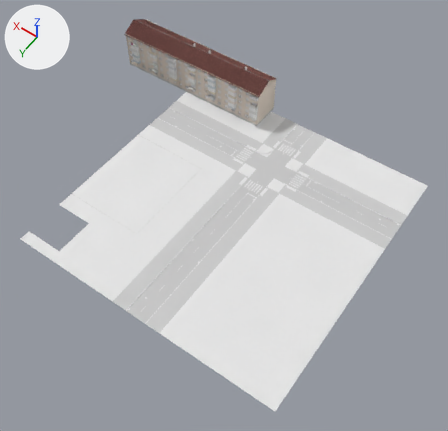
The glTF model dushanbe_city/assets/city/chunks/chunk_4_4.glb, before and after one commit.
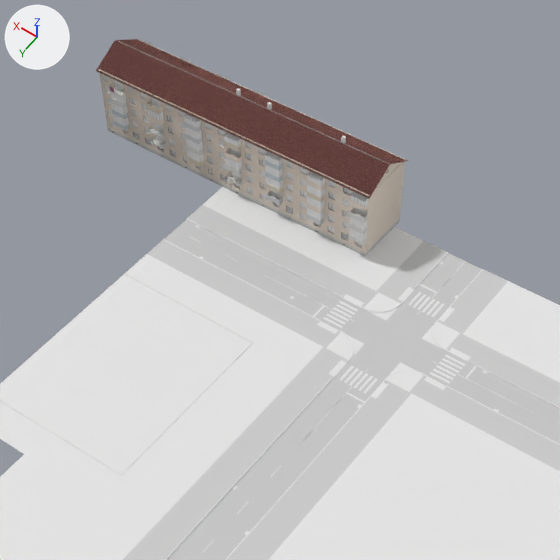
Each version is shown whole from a 50 mm camera at (75.1, -41.0, 167.0) aimed at (151.0, -147.3, 0.0), then close up on the part from 17% to 79% of the width and 0% to 64% of the height. Arrows for +X, +Y and +Z are at upper left; the lights stay in place. The last two pictures show the newer version. Vertices at exactly the same position are counted once.

Objects in the first close-up: 'base', 'detail'.
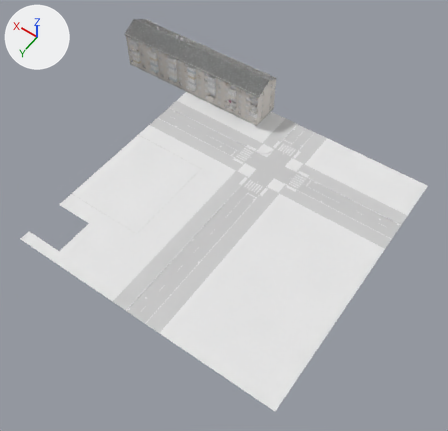
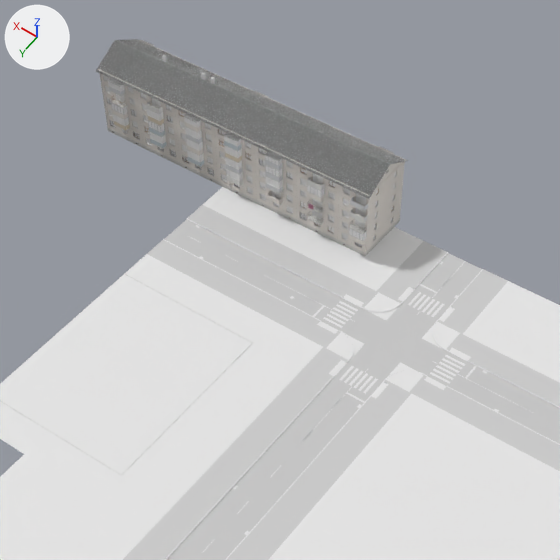
Edits to the bpy script that builds the scene:
```text
Change me_base:
    used by ob_base; location = (150.0, -150.0, 0.0)
    remove me_base.from_pydata(...)  # 5864 vertices, 5934 faces; spans x -50.0..80.4, y -54.2..50.0, z -0.1..19.2
    add me_base.from_pydata(...)  # 5996 vertices, 6064 faces; spans x -50.0..80.4, y -54.2..50.0, z -0.1..19.2
    me_base part 1: the loose piece of 8 vertices spanning x 73.6..76.8, y -40.0..-38.9, z 10.4..12.1 is scaled about its middle by (1, 1, 0.864), then moved by (0.0, 0.0, 2.7)
    me_base part 2: the loose piece of 8 vertices spanning x 25.6..28.8, y -40.0..-38.9, z 4.8..6.5 is moved by (38.4, 0.0, 0.0)
    me_base part 3: the loose piece of 8 vertices spanning x 25.6..28.8, y -40.0..-38.9, z 7.7..9.3 is moved by (38.4, 0.0, 0.0)
    me_base part 4: the loose piece of 8 vertices spanning x 57.6..60.8, y -53.1..-52.0, z 13.2..14.6 is scaled about its middle by (-1, -1, 1.16), then moved by (-12.8, 13.1, -8.3)
    me_base part 5: the loose piece of 4 vertices spanning x 67.1..70.5, y -53.2..-52.0, z 14.5..14.6 is moved by (6.4, 13.2, 0.0)
    me_base part 6: the loose piece of 4 vertices spanning x 15.9..19.3, y -40.0..-38.8, z 14.5..14.6 is moved by (3.2, -13.2, 0.0)
    me_base part 7: the loose piece of 8 vertices spanning x 49.9..50.5, y -46.9..-46.3, z 16.8..19.2 is moved by (8.5, 0.0, 0.0)
    me_base part 8: the loose piece of 8 vertices spanning x 42.6..43.2, y -46.9..-46.3, z 16.8..19.2 is moved by (25.4, 0.0, 0.0)
    me_base part 9: the loose piece of 8 vertices spanning x 25.8..26.4, y -46.9..-46.3, z 16.8..19.2 is moved by (30.3, 0.0, 0.0)
    me_base part 10: the loose piece of 4 vertices spanning x 25.5..28.9, y -40.0..-38.8, z 14.5..14.6 is deleted
    me_base part 11: 1 vertex moved within x 16.0, y -40.0, z 14.6; 150 vertices removed from x 16.0..80.0, y -53.1..-38.9, z 3.8..14.6; 290 vertices added at x 16.0..76.8, y -53.1..-38.9, z 2.0..14.6
    me_base part 12: 3310 kept faces spanning x 15.6..80.4, y -53.1..-38.9, z 0.6..18.4 get new vertex colours
    other edits to the shape of me_base do not show in these pictures
```

Changed parts and their boxes (x1, y1, x2, y2) in the close-ups (560 x 560 px; the box of a moved part takes in the faces that stretch with it):
part 1 of me_base, moved or reshaped: before (110, 91, 126, 103); after (108, 81, 124, 91)
part 2 of me_base, moved or reshaped: before (307, 208, 324, 220); after (150, 133, 166, 144)
part 3 of me_base, moved or reshaped: before (307, 197, 324, 209); after (148, 120, 164, 133)
part 4 of me_base, moved or reshaped (not visible before): after (226, 169, 242, 181)
part 5 of me_base, moved or reshaped (not visible before): after (107, 78, 123, 87)
part 6 of me_base, moved or reshaped: before (350, 192, 367, 202); after (379, 147, 394, 154)
part 7 of me_base, moved or reshaped: before (236, 88, 241, 95); after (201, 72, 206, 79)
part 8 of me_base, moved or reshaped: before (267, 102, 272, 109); after (162, 55, 167, 62)
part 9 of me_base, moved or reshaped: before (341, 136, 346, 143); after (210, 77, 215, 84)
part 10 of me_base, deleted: before (307, 171, 324, 181)
part 11 of me_base, moved or reshaped: before (104, 98, 368, 234); after (109, 86, 405, 253)
part 12 of me_base, recoloured (brown to grey): (96, 39, 408, 249) in both
